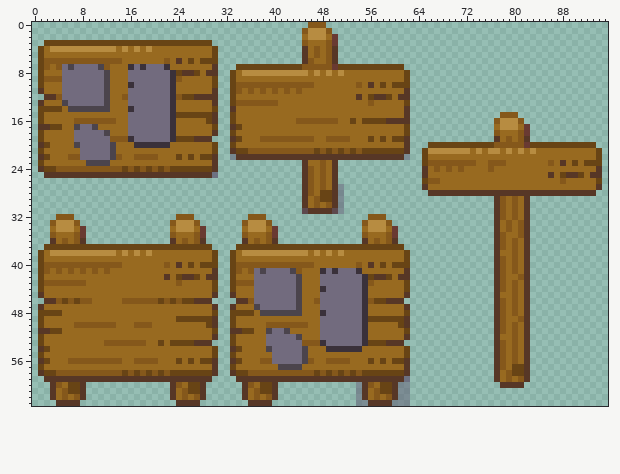
File history of a sprite sheet, assets/furnitures/street_sign.png. That is the earlier state.
The file is 96x64 pixels.
Once edited:
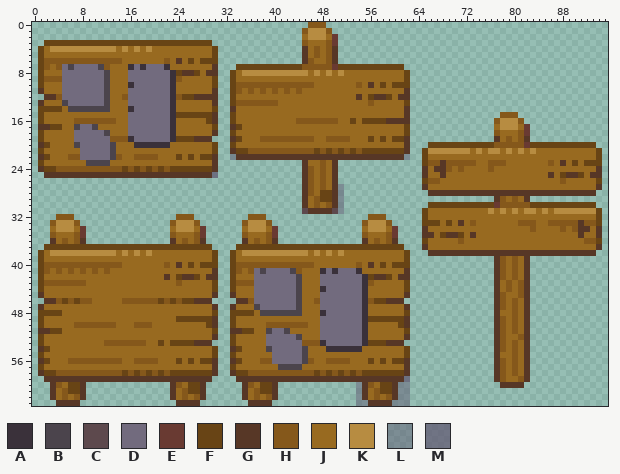
Palette (. is transparent): A #3a313a  B #4b444c  C #5d494d  D #726b7e  E #693a32  F #684415  G #573726  H #85581b  J #986a20  K #b78c41  L #635c7480  M #635c74c0
Commit: Add better road sign
Difference:
y 23: x 68 H -> G
y 24: x 67..68 HJ -> GG
y 25: x 68 J -> G
y 30: x 66..77 ...........G -> FFFFFFFFFFFE; x 79 J -> H; x 81..93 JG........... -> HHFFFFFFFFFFF
y 31: x 65..78 ............GH -> FJJJJJJJJJJKJK; x 80 H -> K; x 82..94 G............ -> KKJKJKKKKKKKF
y 32: x 65..78 ............GH -> FJJJJJJJJJJJJJ; x 80 H -> J; x 82..94 G............ -> JJJJJJJJJJJJF
y 33: x 65..77 ............G -> FFFJFJGJHJJJJ; x 79 H -> J; x 82..94 G............ -> HHJJHHHHHGHHF
y 34: x 65..77 ............G -> GJJJJJJJJJJJJ; x 79 H -> J; x 81..94 HG............ -> JJHJJJJHJHGGJG
y 35: x 65..78 ............GH -> GGJFGGFJGJJJJJ; x 81..94 HG............ -> JJJJJJJJJJGJJG
y 36: x 65..78 ............GH -> FJJJJJHJJJJJJJ; x 80 H -> J; x 82..94 G............ -> JJJJJJJJJJHHF
y 37: x 65..78 ............GH -> GJJJJJJJJJJJJJ; x 80 H -> J; x 82..94 G............ -> JJJJJJJJJJJJG
y 38: x 66..76 ........... -> GGGGGGGGGGG; x 78..81 JJHJ -> GGGG; x 83..93 ........... -> GGGGGGGGGGG
y 42: x 80..81 JH -> HJ
y 43..44: x 78..81 HJHJ -> JHJH
y 45: x 78 J -> H; x 80..81 HJ -> JH
y 48: x 78 H -> J
y 49: x 80..81 JH -> HJ
y 52: x 78 J -> H; x 80..81 HJ -> JH
y 55: x 78 H -> J
y 57: x 80..81 FF -> HJ
y 58: x 78..81 JHFF -> HJHJ
y 59: x 78..79 JH -> HJ
Changed places in both pictures, as pixel boxes (x1, y1, x2, y2):
changed: (434, 160, 446, 178)
changed: (422, 202, 602, 256)
changed: (500, 274, 524, 382)
